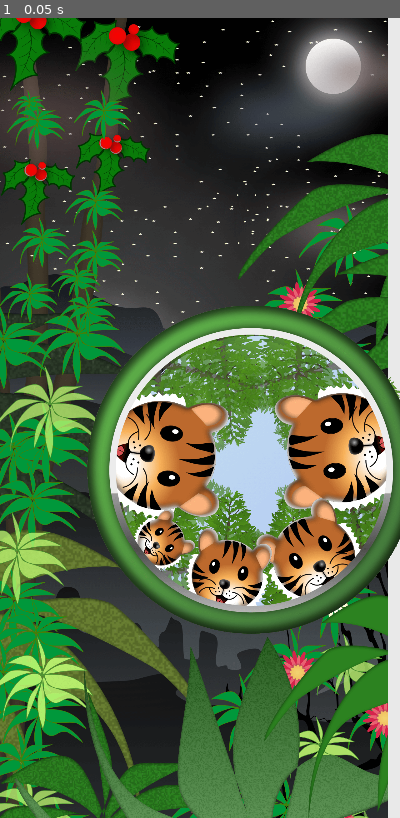
Above: before the commit, frame 1.
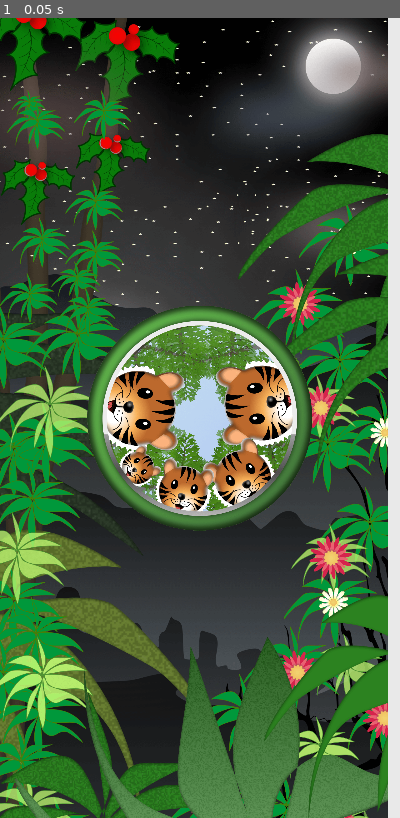
Above: after the commit, the same moment.

Repository: thunderrabbit/conswi
Game: Godot game, scene res://NightDayMainSplash/NightDayMainSplash.tscn
Same seed, same stepped clock (60 frames per second), same inputs: the game is played once before the commit and once after it. This scene is started directly instead of the project's main scene.
Inputs:
- Up to frame 1 (0.05 s): no input

The runs differ from the first frame. In frame 1, 25% of the frame differs, in the area x 21-100%, y 36-77%.

Commit message:
Made scale based on device dimensions

Diff:
--- a/NightDayMainSplash/CanvasLayer for World Select Buttons.gd
+++ b/NightDayMainSplash/CanvasLayer for World Select Buttons.gd
@@ -28,14 +28,13 @@
 		new_butt.anchor_top = 0.5
 		new_butt.anchor_bottom = 0.5
 		new_butt.set_normal_texture(i)
-		new_butt.set_scale(Vector2(0.5,0.5))
 		var texture_size = i.get_size()
+		new_butt.set_scale(Vector2(button_width/texture_size.x,button_width/texture_size.y))
 		new_butt.margin_left = -button_width / 2
 		new_butt.margin_right = -button_width / 2
 		new_butt.margin_top = -button_width / 2
 		new_butt.margin_bottom = -button_width / 2
 		add_child(new_butt)
-		print()
 
 func get_button_width():
 	return OS.get_window_size().x * 0.9
